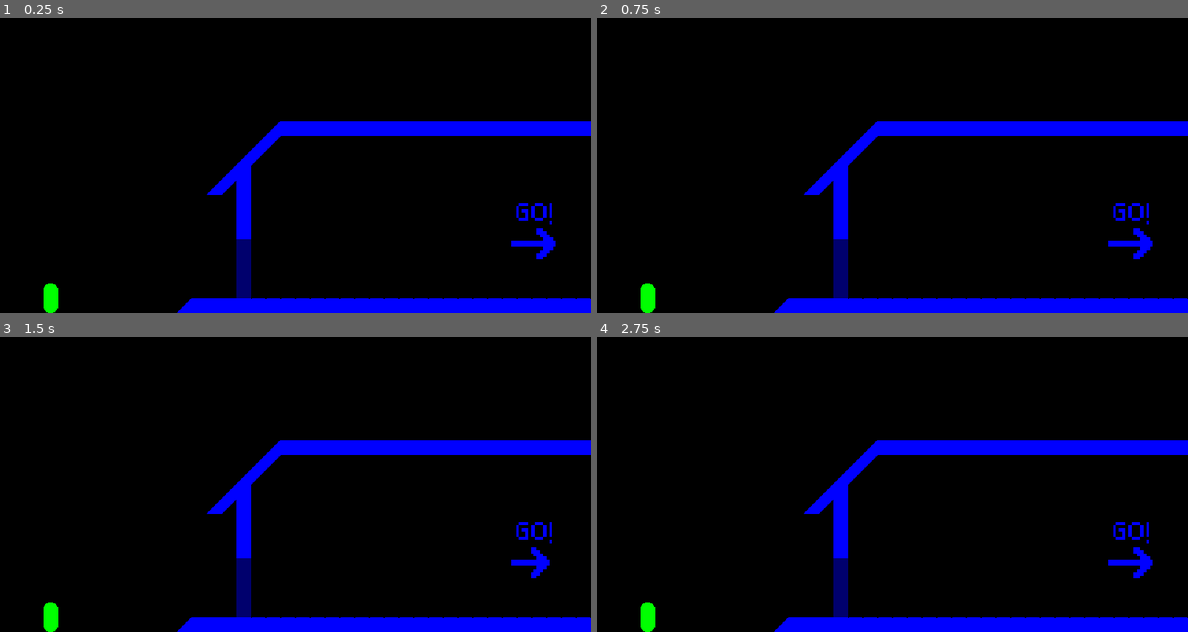
Above: before the commit, frames 1-4 (two rows, left to right).
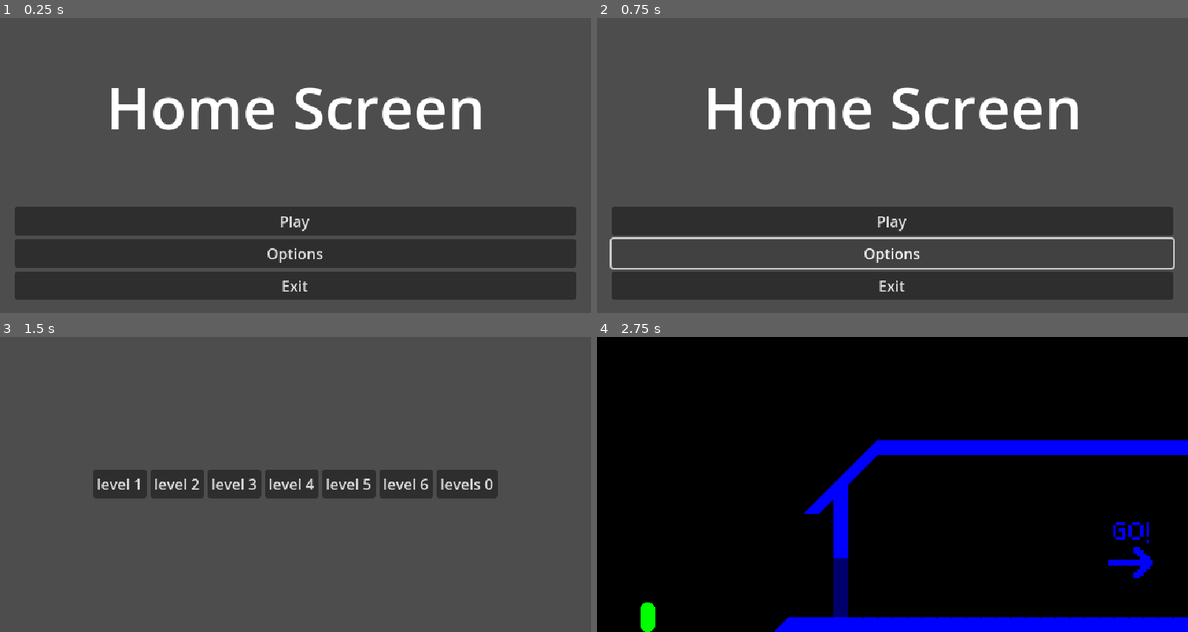
Above: after the commit, the same moments.

Repository: ragg967/getting-my-game-dev-eyes
Game: Godot game, scene res://scenes/home_screen.tscn
Same seed, same stepped clock (60 frames per second), same inputs: the game is played once before the commit and once after it. Before the commit the project starts from res://levels/level_1.tscn.
Inputs (mouse positions are in pixels of both pictures, inside the frame that each line leads up to):
- Up to frame 1 (0.25 s): no input
- Up to frame 2 (0.75 s): click (892, 254) at 0.5 s, where only the run after the commit has a clickable "Options"
- Up to frame 3 (1.5 s): click (295, 540) at 1.25 s, where only the run after the commit has a clickable "Play"
- Up to frame 4 (2.75 s): click (715, 484) at 2 s, where only the run after the commit has a clickable "level 1"

The runs differ from the first frame. In frame 1, 100% of the frame differs, in the area x 0-100%, y 0-100%; in frame 2, 100%; in frame 3, 100%; in frame 4, nothing differs.

Commit message:
he he he ha

Diff:
--- a/levels/level_5.tscn
+++ b/levels/level_5.tscn
@@ -1,10 +1,11 @@
-[gd_scene load_steps=18 format=4 uid="uid://d4ab73cb1ohsy"]
+[gd_scene load_steps=19 format=4 uid="uid://d4ab73cb1ohsy"]
 
 [ext_resource type="PackedScene" uid="uid://cl6wu48qvr8bn" path="res://levels/levels_template.tscn" id="1_yaabq"]
 [ext_resource type="Texture2D" uid="uid://c6fvnpydvk6h5" path="res://assets/bg-tiles.png" id="2_dhnqt"]
 [ext_resource type="Texture2D" uid="uid://djsplqnm2jh1c" path="res://assets/key.png" id="3_dhnqt"]
-[ext_resource type="Script" uid="uid://c0bhik3x6fxxc" path="res://scripts/level_5.gd" id="4_26h77"]
+[ext_resource type="Script" uid="uid://c0bhik3x6fxxc" path="res://levels/scrpits/level_5.gd" id="4_26h77"]
 [ext_resource type="TileSet" uid="uid://dappxv453vbtp" path="res://resources/tile-set-no-coli.tres" id="4_r02ll"]
+[ext_resource type="Texture2D" uid="uid://c0x2d0ul0dvuq" path="res://assets/up-to-interact.png" id="6_1y5xd"]
 
 [sub_resource type="TileSetAtlasSource" id="TileSetAtlasSource_r02ll"]
 texture = ExtResource("2_dhnqt")
@@ -126,7 +127,7 @@
 [node name="GrabMe" type="Sprite2D" parent="Map/LockAndKey" index="1"]
 visible = false
 position = Vector2(-149.18314, 70.441086)
-scale = Vector2(2.529398, 2.529399)
+scale = Vector2(2.5, 2.5)
 texture = SubResource("AtlasTexture_dhnqt")
 
 [node name="Lock" type="Sprite2D" parent="Map/LockAndKey" index="2"]
@@ -141,6 +142,11 @@
 scale = Vector2(1, 1.0000001)
 shape = SubResource("RectangleShape2D_g5mgy")
 
+[node name="UpToInteract" type="Sprite2D" parent="Map/LockAndKey" index="3"]
+visible = false
+scale = Vector2(2.5, 2.5)
+texture = ExtResource("6_1y5xd")
+
 [node name="Player" parent="." index="2"]
 position = Vector2(-311, 128)
 
--- /dev/null
+++ b/levels/level_6.tscn
@@ -0,0 +1,46 @@
+[gd_scene load_steps=7 format=3 uid="uid://cnl35v7mbb64o"]
+
+[ext_resource type="PackedScene" uid="uid://cl6wu48qvr8bn" path="res://levels/levels_template.tscn" id="1_vflpa"]
+[ext_resource type="Texture2D" uid="uid://c6fvnpydvk6h5" path="res://assets/bg-tiles.png" id="2_pltw0"]
+
+[sub_resource type="TileSetAtlasSource" id="TileSetAtlasSource_qskt5"]
+texture = ExtResource("2_pltw0")
+0:0/0 = 0
+1:0/0 = 0
+1:0/0/physics_layer_0/polygon_0/points = PackedVector2Array(-8, -8, 8, -8, 8, 8, -8, 8)
+2:0/0 = 0
+2:0/0/physics_layer_0/polygon_0/points = PackedVector2Array(-8, -8, 8, -8, 8, 8, -8, 8)
+3:0/0 = 0
+3:0/0/physics_layer_0/polygon_0/points = PackedVector2Array(8, -8, 8, 8, -8, 8)
+4:0/0 = 0
+5:0/0 = 0
+
+[sub_resource type="TileSet" id="TileSet_8tsbn"]
+resource_local_to_scene = true
+physics_layer_0/collision_layer = 1
+sources/0 = SubResource("TileSetAtlasSource_qskt5")
+
+[sub_resource type="TileSetAtlasSource" id="TileSetAtlasSource_rqsg2"]
+texture = ExtResource("2_pltw0")
+0:0/0 = 0
+1:0/0 = 0
+2:0/0 = 0
+3:0/0 = 0
+
+[sub_resource type="TileSet" id="TileSet_fpvgn"]
+resource_local_to_scene = true
+sources/0 = SubResource("TileSetAtlasSource_rqsg2")
+
+[node name="Level6" instance=ExtResource("1_vflpa")]
+
+[node name="Back" parent="Map" index="1"]
+tile_set = SubResource("TileSet_8tsbn")
+
+[node name="Front" parent="Map" index="2"]
+tile_set = SubResource("TileSet_fpvgn")
+
+[node name="Background" parent="Map" index="3"]
+tile_set = SubResource("TileSet_fpvgn")
+
+[node name="Lava" parent="Map" index="5"]
+tile_set = SubResource("TileSet_8tsbn")
--- a/scripts/level_5.gd
+++ b/levels/scrpits/level_5.gd
@@ -1,6 +1,7 @@
 extends Node2D
 const UP: String = "Up"
 @onready var grabMe: Sprite2D = $Map/LockAndKey/GrabMe
+@onready var upToInteract: Sprite2D = $Map/LockAndKey/UpToInteract
 @onready var key: AnimatedSprite2D = $Map/LockAndKey/Key
 @onready var doorColi: CollisionShape2D = $Map/Front/DoorColi/CollisionShape2D
 @onready var lockAndKey: Node2D = $Map/LockAndKey
@@ -15,6 +16,7 @@
 		if Input.is_action_just_pressed(UP):
 			grabbed = true
 			grabMe.visible = false
+			upToInteract.visible = false
 
 	if grabbed:
 		key.global_position.y = player.global_position.y - 10
@@ -30,17 +32,21 @@
 func _on_pickup_area_body_entered(body: Node2D) -> void:
 	if body.is_in_group("Player"):
 		grabMe.visible = true
+		upToInteract.visible = true
 		grabable = true
 
 func _on_pickup_area_body_exited(body: Node2D) -> void:
 	if body.is_in_group("Player"):
 		grabMe.visible = false
+		upToInteract.visible = false
 		grabable = false
 
 func _on_dropoff_area_body_entered(body: Node2D) -> void:
 	if body.is_in_group("Player"):
 		inDropoffArea = true
+		upToInteract.visible = true
 
 func _on_dropoff_area_body_exited(body: Node2D) -> void:
 	if body.is_in_group("Player"):
 		inDropoffArea = false
+		upToInteract.visible = false
--- a/project.godot
+++ b/project.godot
@@ -11,7 +11,7 @@
 [application]
 
 config/name="Getting my GameDev eyes"
-run/main_scene="uid://bexxh70l8mp15"
+run/main_scene="uid://cgagxallocd06"
 config/features=PackedStringArray("4.5", "Forward Plus")
 config/icon="res://icon.svg"
 
--- /dev/null
+++ b/scenes/home_screen.tscn
@@ -0,0 +1,61 @@
+[gd_scene load_steps=3 format=3 uid="uid://cgagxallocd06"]
+
+[ext_resource type="Script" uid="uid://dowsq7lrlst87" path="res://scripts/home_screen.gd" id="1_lapbl"]
+
+[sub_resource type="SystemFont" id="SystemFont_lapbl"]
+
+[node name="HomeScreen" type="Control"]
+layout_mode = 3
+anchors_preset = 15
+anchor_right = 1.0
+anchor_bottom = 1.0
+grow_horizontal = 2
+grow_vertical = 2
+script = ExtResource("1_lapbl")
+
+[node name="LabelContainer" type="MarginContainer" parent="."]
+layout_mode = 1
+anchors_preset = -1
+anchor_right = 1.0
+anchor_bottom = 0.6
+grow_horizontal = 2
+grow_vertical = 2
+
+[node name="Label" type="Label" parent="LabelContainer"]
+layout_mode = 2
+theme_override_fonts/font = SubResource("SystemFont_lapbl")
+theme_override_font_sizes/font_size = 64
+text = "Home Screen"
+horizontal_alignment = 1
+vertical_alignment = 1
+
+[node name="ButtonContainer" type="MarginContainer" parent="."]
+layout_mode = 1
+anchors_preset = -1
+anchor_top = 0.6
+anchor_right = 1.0
+anchor_bottom = 1.0
+grow_horizontal = 2
+grow_vertical = 2
+theme_override_constants/margin_left = 16
+theme_override_constants/margin_right = 16
+
+[node name="VBoxContainer" type="VBoxContainer" parent="ButtonContainer"]
+layout_mode = 2
+alignment = 1
+
+[node name="Play" type="Button" parent="ButtonContainer/VBoxContainer"]
+layout_mode = 2
+text = "Play"
+
+[node name="Options" type="Button" parent="ButtonContainer/VBoxContainer"]
+layout_mode = 2
+text = "Options"
+
+[node name="Exit" type="Button" parent="ButtonContainer/VBoxContainer"]
+layout_mode = 2
+text = "Exit"
+
+[connection signal="pressed" from="ButtonContainer/VBoxContainer/Play" to="." method="_on_play_pressed"]
+[connection signal="pressed" from="ButtonContainer/VBoxContainer/Options" to="." method="_on_options_pressed"]
+[connection signal="pressed" from="ButtonContainer/VBoxContainer/Exit" to="." method="_on_exit_pressed"]
--- /dev/null
+++ b/scenes/level_selecter.tscn
@@ -0,0 +1,24 @@
+[gd_scene load_steps=2 format=3 uid="uid://dpjr01ad1x10e"]
+
+[ext_resource type="Script" uid="uid://dkelc145h0nbw" path="res://scripts/level_selecter.gd" id="1_5q23v"]
+
+[node name="LevelSelecter" type="Control"]
+layout_mode = 3
+anchors_preset = 15
+anchor_right = 1.0
+anchor_bottom = 1.0
+grow_horizontal = 2
+grow_vertical = 2
+script = ExtResource("1_5q23v")
+
+[node name="CenterContainer" type="CenterContainer" parent="."]
+layout_mode = 1
+anchors_preset = 15
+anchor_right = 1.0
+anchor_bottom = 1.0
+grow_horizontal = 2
+grow_vertical = 2
+
+[node name="GridContainer" type="GridContainer" parent="CenterContainer"]
+layout_mode = 2
+columns = 9
--- /dev/null
+++ b/scripts/button.gd
@@ -0,0 +1,13 @@
+extends Button
+
+var filePath: String
+var levelFolder: String = "res://levels/"
+var levelSufix: String = ".tscn"
+
+func  _ready() -> void:
+	filePath = levelFolder + name + levelSufix
+
+# Called every frame. 'delta' is the elapsed time since the previous frame.
+func _process(_delta: float) -> void:
+	if button_pressed:
+		get_tree().call_deferred("change_scene_to_file", filePath)
--- /dev/null
+++ b/scripts/home_screen.gd
@@ -0,0 +1,13 @@
+extends Control
+
+const LEVEL_SELECTER: String = "res://scenes/level_selecter.tscn"
+
+
+func _on_play_pressed() -> void:
+	get_tree().call_deferred("change_scene_to_file", LEVEL_SELECTER)
+
+func _on_options_pressed() -> void:
+	print("Opened options")
+
+func _on_exit_pressed() -> void:
+	get_tree().quit()
--- /dev/null
+++ b/scripts/level_selecter.gd
@@ -0,0 +1,18 @@
+extends Control
+
+@onready var gridContainer: GridContainer = $CenterContainer/GridContainer
+
+var levelFolder: String = "res://levels/"
+var levels: PackedStringArray
+var buttonScript = preload("res://scripts/button.gd")
+var levelPrefix: String = "level"
+
+func _ready() -> void:
+	for level in DirAccess.get_files_at(levelFolder):
+		levels.append(levelFolder + level)
+		var button = Button.new()
+		button.name = levelPrefix + "_" + str(level.to_int())
+		print(button.name)
+		button.text = str(level.split("_")[0] + " " + str(level.split("_")[1].to_int()))
+		button.set_script(buttonScript)
+		gridContainer.add_child(button)
Binary file added: assets/up-to-interact.ase
Binary file added: assets/up-to-interact.png
Not shown, added: assets/up-to-interact.png.import
Renamed: scripts/level_5.gd.uid -> levels/scrpits/level_5.gd.uid
Not shown, added: scripts/button.gd.uid
Not shown, added: scripts/home_screen.gd.uid
Not shown, added: scripts/level_selecter.gd.uid
